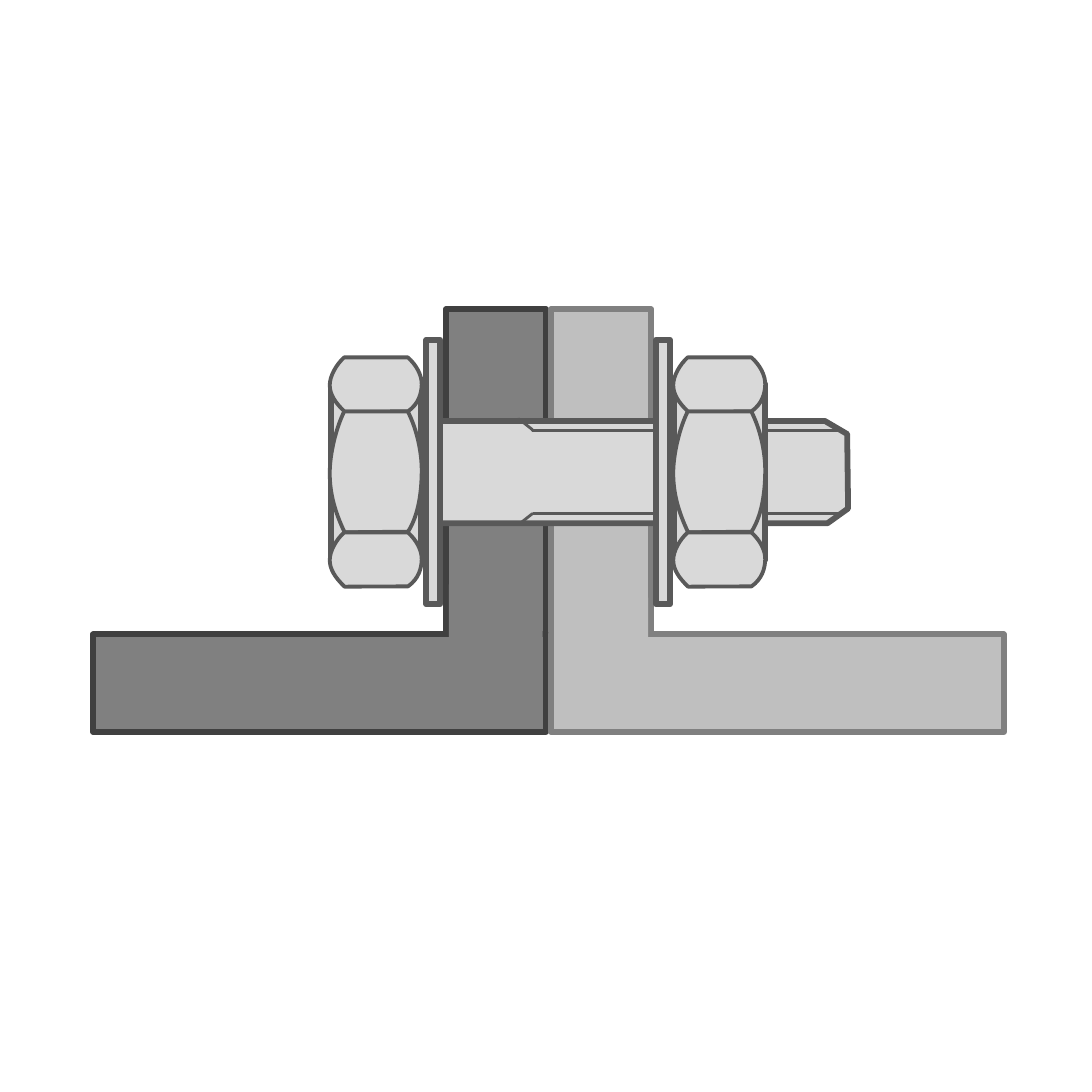
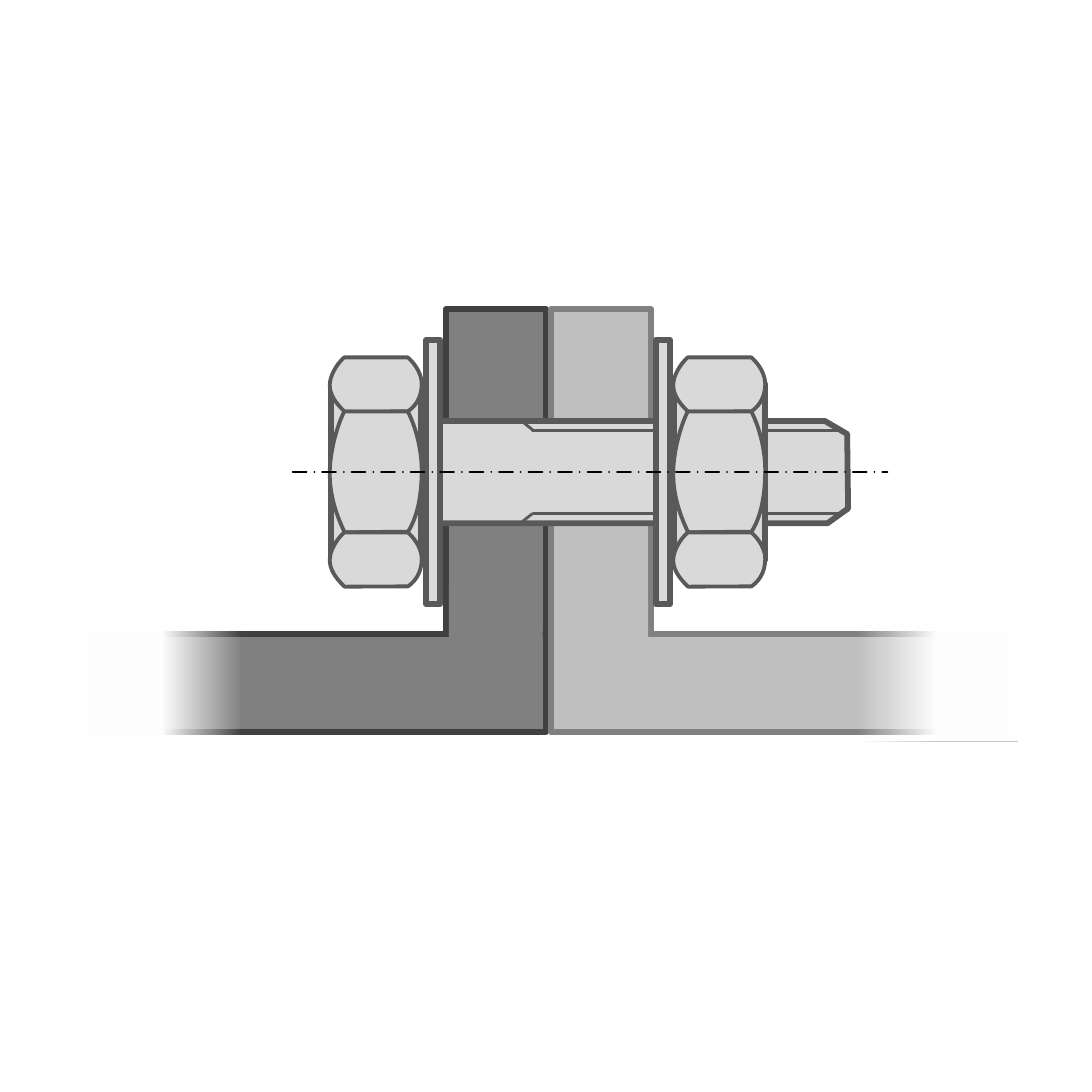
Before and after one commit to m4zeRobot/Project-FoSa, a slide deck: slide 9 of LaTeX B.Sc. LRT/Konstruktionslehre 1&2/images/KE-Images.pptx. Drawn at 1092x1092 pixels with LibreOffice and Linux fonts; fonts in the diff are those of the drawing. Boxes give left, top, right and bottom in pixels: in the first picture for what was removed or moved away, otherwise in the second. Text is boxed around its words. In the diff, an @@ line names an element or a change of style, - is before the commit and + after.

```diff
--- a/LaTeX B.Sc. LRT/Konstruktionslehre 1&2/images/KE-Images.pptx
+++ b/LaTeX B.Sc. LRT/Konstruktionslehre 1&2/images/KE-Images.pptx
@@ line added from (294, 471) to (887, 471), #000000 0.5 pt dashed @@
@@ rectangle added at (83,626,244,746), fill gradient #FFFFFF @@
@@ rectangle added at (856,621,1017,740), fill gradient #FFFFFF @@
```
Also in this commit, not shown: 5 slides added, 7 other files.
